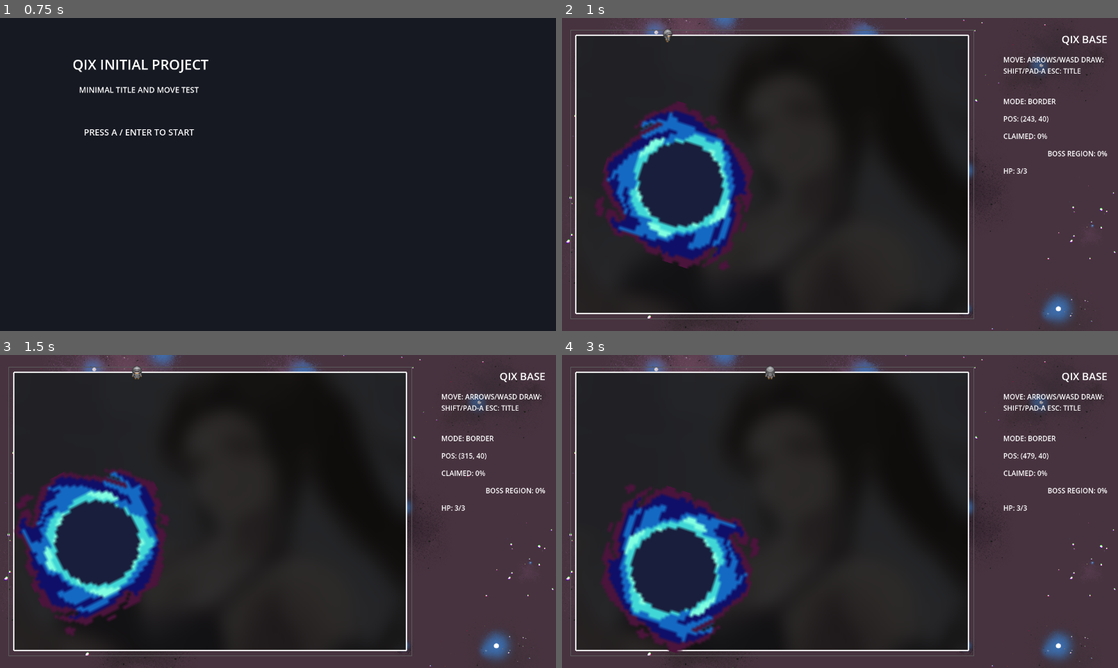
Above: before the commit, frames 1-4 (two rows, left to right).
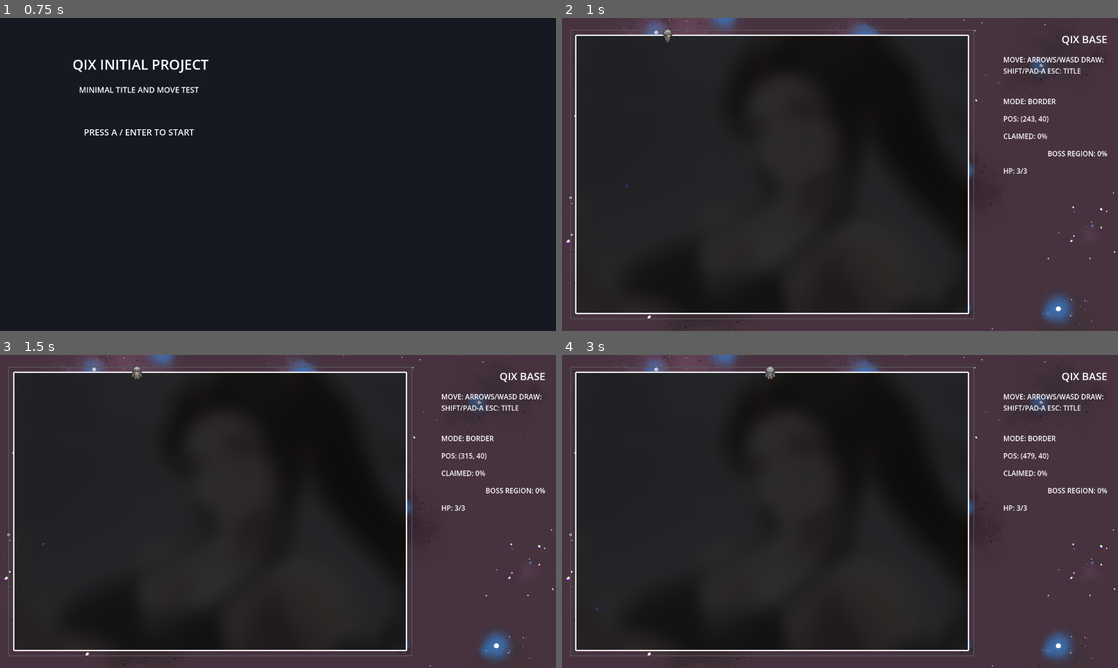
Above: after the commit, the same moments.

Repository: goenc/qix-project
Game: Godot game, scene res://scenes/title_main.tscn
The game is run twice, just before and just after one commit, with the same random seed, the same clock (stepped at 60 frames per second) and the same inputs.
Inputs (mouse positions are in pixels of both pictures, inside the frame that each line leads up to):
- Up to frame 1 (0.75 s): tap A at 0.5 s; move the mouse to (400, 158) at 0.52 s; hold Right (move_right) from 0.53 s (still down); tap Shift (qix_draw) at 0.6 s; click (400, 158) at 0.67 s
- Up to frame 2 (1 s): keep holding Right (move_right); tap Space at 0.77 s
- Up to frame 3 (1.5 s): move the mouse to (166, 527) at 1.27 s; release Right (move_right) at 1.28 s; hold Down (move_down) from 1.28 s (still down); tap Enter (qix_start) at 1.35 s
- Up to frame 4 (3 s): tap Space at 1.52 s; move the mouse to (895, 442) at 2.02 s; release Down (move_down) at 2.03 s; hold Right (move_right) 2.03-2.78 s; tap Shift (qix_draw) at 2.1 s; move the mouse to (812, 574) at 2.77 s; hold Up (move_up) from 2.78 s (still down); tap Enter (qix_start) at 2.85 s; click (812, 574) at 2.92 s

Frame 1 is identical in both runs. In frame 2, 7.0% of the frame differs, in the area x 6-35%, y 26-81%; in frame 3, 7.2%; in frame 4, 8.1%, in the area x 6-36%, y 41-96%.

Commit message:
ボス領域比率をBBOS直径へ反映
・boss_region_ratio_cached を BBOS へ渡し初期化時と再計算時に再反映する処理を追加
・BBOS のサイズ更新を base 直径と領域比率ベースへ変更し最低直径を元サイズの一割に固定
・Godot headless で base_main.gd と bbos.gd の check only を実行し短時間起動確認を実施

Diff:
--- a/scripts/enemy/bbos.gd
+++ b/scripts/enemy/bbos.gd
@@ -2,7 +2,6 @@
 
 const PlayfieldBoundary = preload("res://scripts/game/playfield_boundary.gd")
 const MAX_REFLECTIONS_PER_FRAME := 2
-const VIEWPORT_HEIGHT_RATIO := 0.5
 
 signal position_changed(world_position: Vector2)
 
@@ -13,6 +12,10 @@
 @export var collision_radius: float = 32.0
 @export var min_collision_radius: float = 8.0
 @export var body_rotation_speed_deg: float = 90.0
+
+var base_diameter := 0.0
+var min_diameter_ratio := 0.1
+var boss_region_ratio := 0.0
 
 @onready var body: Node2D = $Body
 @onready var pick_area: Area2D = $PickArea
@@ -42,6 +45,8 @@
 		pick_area.set_meta(&"debug_pick_owner", self)
 	base_scale = scale
 	base_collision_radius = maxf(collision_radius, maxf(min_collision_radius, 0.0))
+	base_diameter = base_collision_radius * 2.0
+	min_collision_radius = base_collision_radius * min_diameter_ratio
 	_sync_size_to_viewport()
 	var viewport := get_viewport()
 	if is_instance_valid(viewport) and !viewport.size_changed.is_connected(_on_viewport_size_changed):
@@ -170,6 +175,11 @@
 	_emit_position_changed_if_needed()
 
 
+func set_boss_region_ratio(region_ratio: float) -> void:
+	boss_region_ratio = clampf(region_ratio, 0.0, 1.0)
+	_sync_boss_region_size()
+
+
 func get_active_reflection_loop() -> PackedVector2Array:
 	if _has_active_inner_loop():
 		return active_inner_loop
@@ -181,16 +191,16 @@
 
 
 func _sync_size_to_viewport() -> void:
-	var viewport_rect := get_viewport_rect()
-	if viewport_rect.size.y <= 0.0:
-		return
-
-	var target_diameter := viewport_rect.size.y * VIEWPORT_HEIGHT_RATIO
-	var source_diameter := base_collision_radius * 2.0
-	if source_diameter <= 0.0:
-		return
-
-	scale = base_scale * (target_diameter / source_diameter)
+	_sync_boss_region_size()
+
+
+func _sync_boss_region_size() -> void:
+	if base_diameter <= 0.0:
+		return
+
+	var diameter_ratio := maxf(min_diameter_ratio, boss_region_ratio)
+	var target_diameter := base_diameter * diameter_ratio
+	scale = base_scale * diameter_ratio
 	set_collision_radius(target_diameter * 0.5)
 
 
--- a/scripts/game/base_main.gd
+++ b/scripts/game/base_main.gd
@@ -335,6 +335,7 @@
 	guide_partition_fill_polygons_by_key.clear()
 	guide_partition_fill_entry_key_sequence = 0
 	_set_boss_region_polygon(PackedVector2Array())
+	_apply_boss_region_ratio_to_bbos()
 	queue_redraw()
 	inactive_border_segments.clear()
 	inactive_border_segment_aabbs.clear()
@@ -366,6 +367,14 @@
 		bbos.call("set_playfield_rect", playfield_rect)
 	if bbos.has_method("set_active_outer_loop"):
 		bbos.call("set_active_outer_loop", current_outer_loop)
+	_apply_boss_region_ratio_to_bbos()
+
+
+func _apply_boss_region_ratio_to_bbos() -> void:
+	if !is_instance_valid(bbos):
+		return
+	if bbos.has_method("set_boss_region_ratio"):
+		bbos.call("set_boss_region_ratio", boss_region_ratio_cached)
 
 
 func _on_player_capture_closed(trail_points: PackedVector2Array) -> void:
@@ -1256,6 +1265,7 @@
 	var boss_region_context := _build_boss_region_capture_context()
 	if boss_region_context.is_empty():
 		_set_boss_region_polygon(PackedVector2Array())
+		_apply_boss_region_ratio_to_bbos()
 		return
 
 	var epsilon := float(boss_region_context.get("epsilon", _get_guide_epsilon()))
@@ -1263,13 +1273,16 @@
 	var graph := _build_boss_region_graph_from_capture_context(boss_region_context)
 	if graph.is_empty():
 		_set_boss_region_polygon(PackedVector2Array())
+		_apply_boss_region_ratio_to_bbos()
 		return
 	var traced_loop := _trace_boss_region_loop_clockwise(graph, epsilon)
 	if !_is_valid_traced_boss_region_loop(traced_loop, selection_point, epsilon):
 		_set_boss_region_polygon(PackedVector2Array())
+		_apply_boss_region_ratio_to_bbos()
 		return
 
 	_set_boss_region_polygon(traced_loop)
+	_apply_boss_region_ratio_to_bbos()
 
 
 func _build_boss_region_boundary_segments(epsilon: float) -> Array[Dictionary]:
Not shown, changed: runtime/commit_message.md
